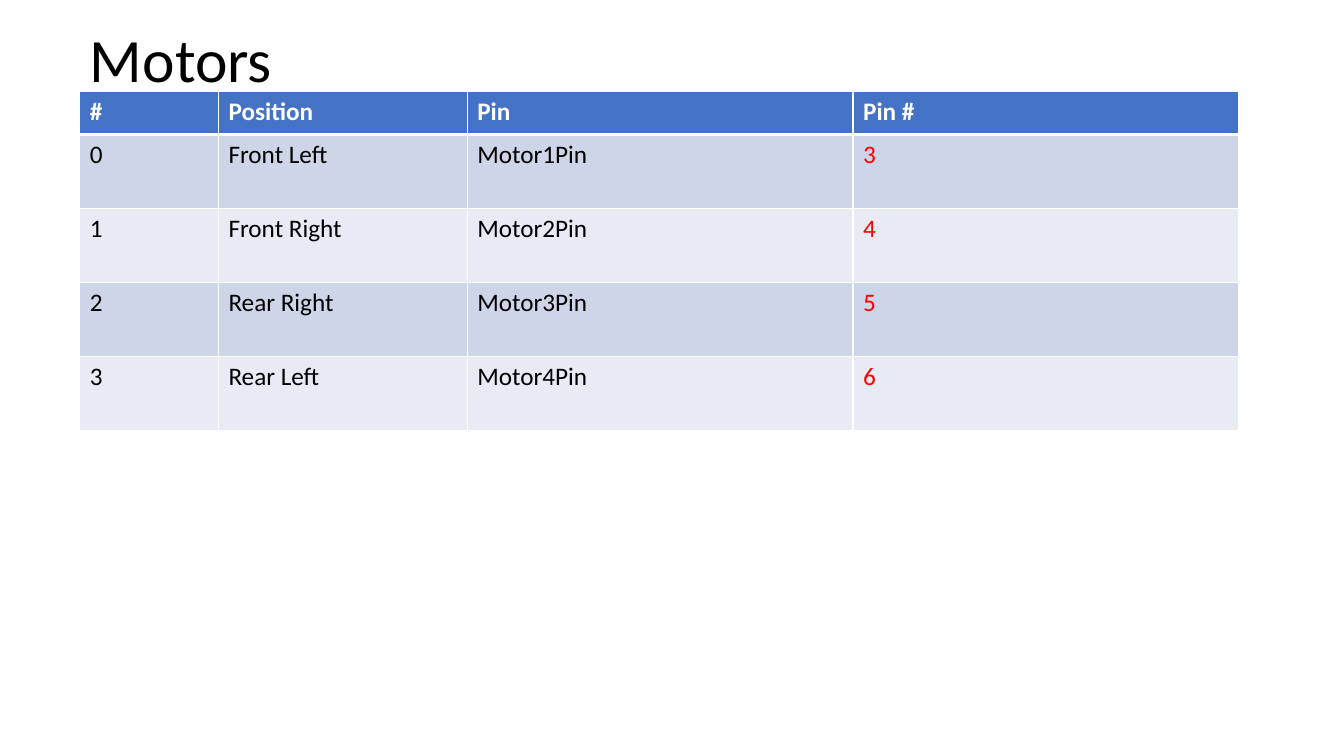
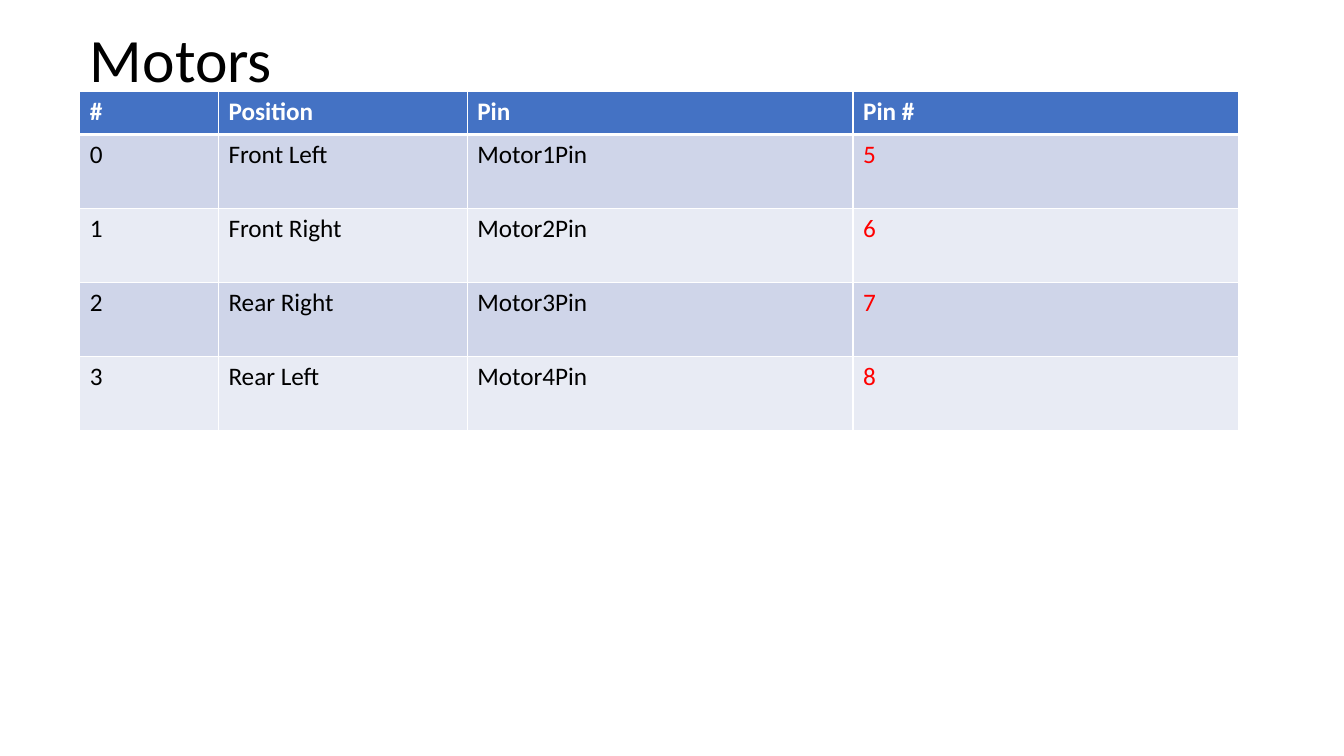
Before and after one commit to RobotEdh/RobotMicroControl, a slide deck: slide 5 of libraries/Diagramm Drone.pptx (slide 4 before the commit). Drawn at 1344x756 pixels with LibreOffice and Linux fonts; fonts in the diff are those of the drawing. Boxes give left, top, right and bottom in pixels: in the first picture for what was removed or moved away, otherwise in the second. Text is boxed around its words. In the diff, an @@ line names an element or a change of style, - is before the commit and + after.

```diff
--- a/libraries/Diagramm Drone.pptx
+++ b/libraries/Diagramm Drone.pptx
@@ table at [80, 92, 1240, 432] @@
-row 2, column 4: 3
+row 2, column 4: 5
-row 3, column 4: 4
+row 3, column 4: 6
-row 4, column 4: 5
+row 4, column 4: 7
-row 5, column 4: 6
+row 5, column 4: 8
```
Also in this commit, not shown: 1 other slide changed, 1 slide added, 3 other files.
